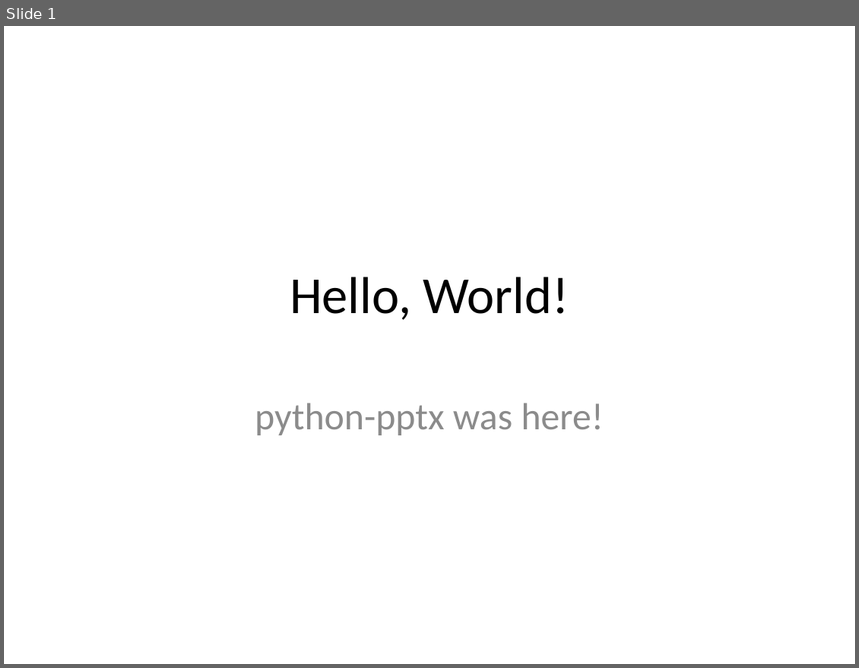
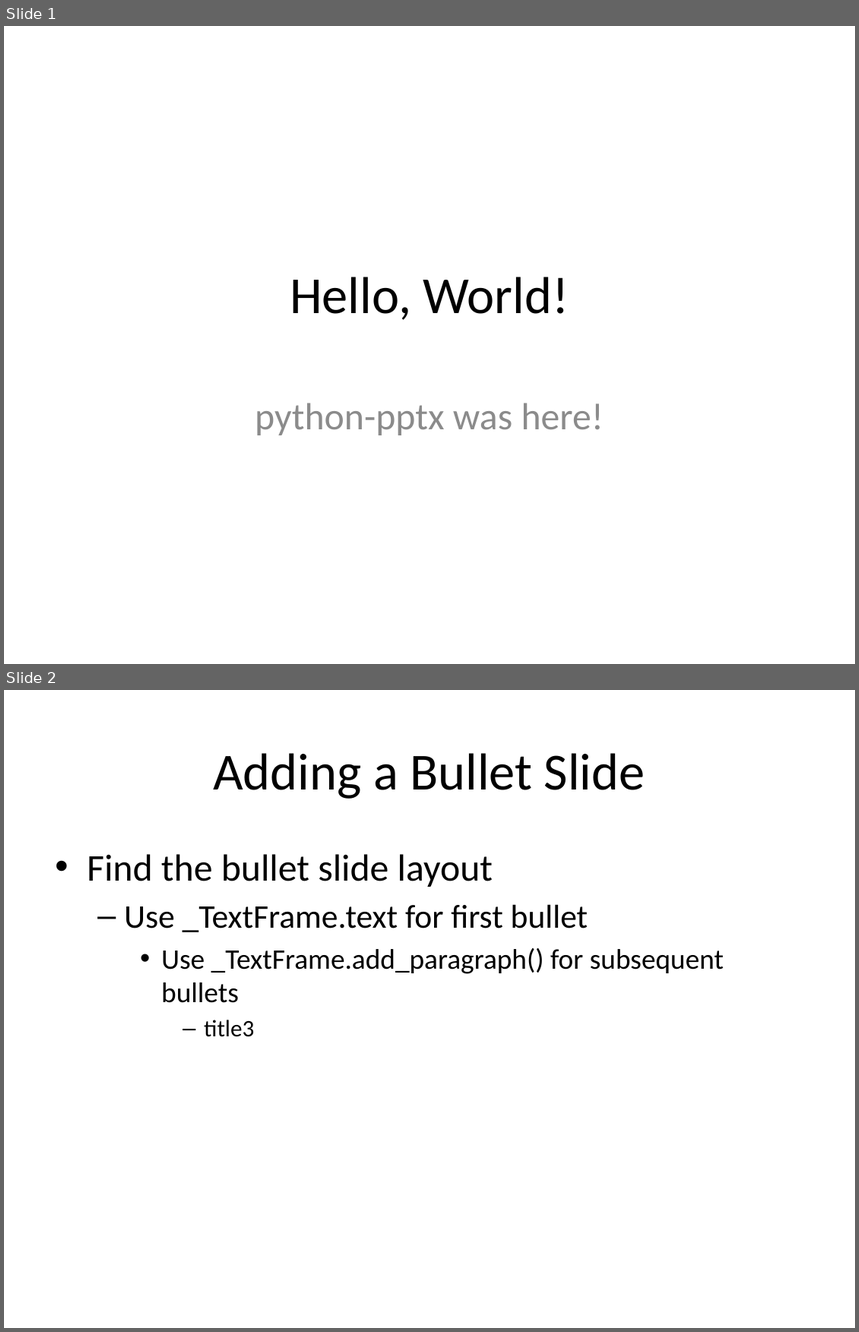
Before and after one commit to lemonshark05/ppt-tool, a slide deck: test.pptx. Shown one above the other, each under a label of ours: slide 1 before the commit, slides 1 and 2 after it. The pictures are 859x668 and 859x1332 pixels, drawn with LibreOffice and Linux fonts; fonts in the diff are those of the drawing. Boxes give left, top, right and bottom in pixels: in the first picture for what was removed or moved away, otherwise in the second. Text is boxed around its words. In the diff, an @@ line names an element or a change of style, - is before the commit and + after.

```diff
--- a/test.pptx
+++ b/test.pptx
@@ slide 2 added at <box>4,690,855,1328</box>, background #FFFFFF @@
@@ title added at <box>213,753,645,799</box>, 44 pt, text #000000 @@
+Adding a Bullet Slide
@@ text added at <box>87,854,724,1037</box>, 24 pt, text #000000 @@
+• Find the bullet slide layout
+  – Use _TextFrame.text for first bullet
+    • Use _TextFrame.add_paragraph() for subsequent bullets
+      – title3
```
Also in this commit, not shown: 2 other files.
